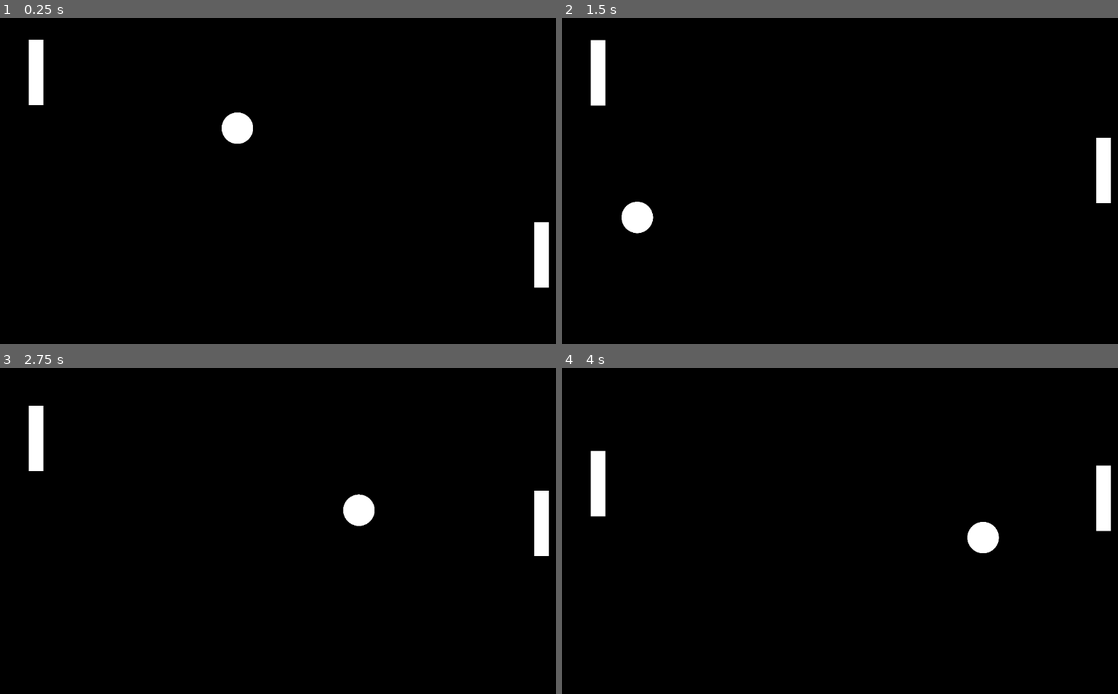
Above: before the commit, frames 1-4 (two rows, left to right).
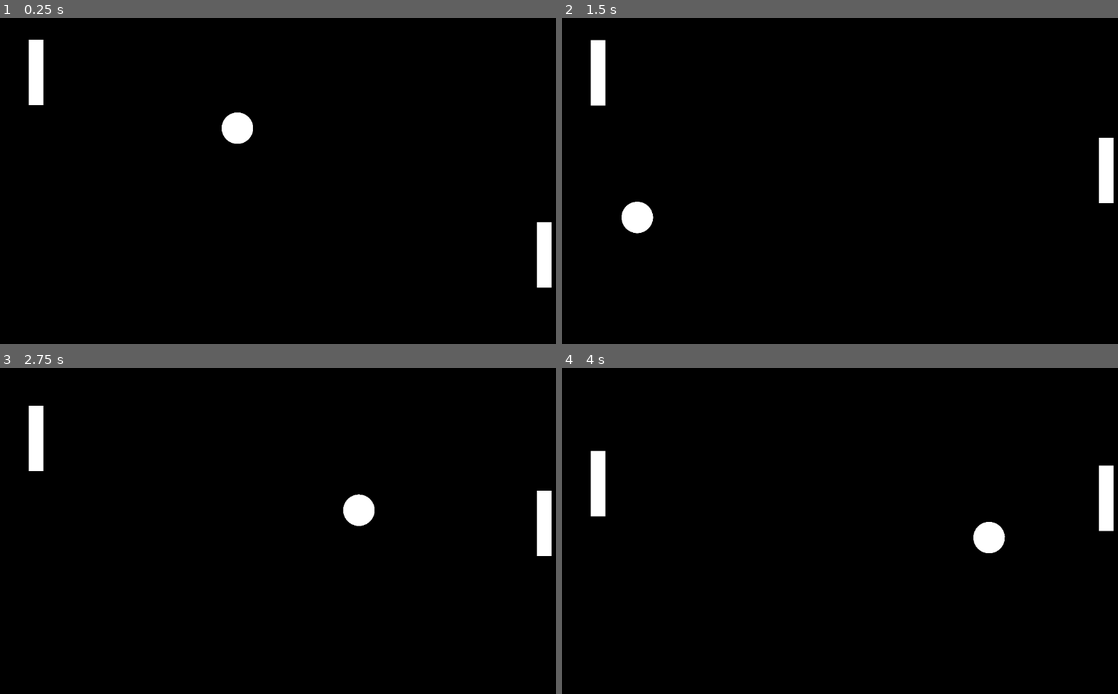
Above: after the commit, the same moments.

Repository: esotericenderman/godot-pong
Game: Godot game, scene res://scenes/pong.tscn
The game is run twice, just before and just after one commit, with the same random seed, the same clock (stepped at 60 frames per second) and the same inputs.
Inputs:
- Up to frame 1 (0.25 s): no input
- Up to frame 2 (1.5 s): hold Up (ui_up) 0.53-1.28 s; hold Down (ui_down) from 1.28 s (still down)
- Up to frame 3 (2.75 s): release Down (ui_down) at 2.03 s; hold Up (ui_up) from 2.03 s (still down)
- Up to frame 4 (4 s): release Up (ui_up) at 3.53 s; hold Down (ui_down) from 3.53 s (still down)

The runs differ from the first frame. In frame 1, 0.2% of the frame differs, in the area x 96-100%, y 62-83%; in frame 2, 0.2%; in frame 3, 0.2%; in frame 4, 0.4%, in the area x 72-100%, y 29-57%.

Commit message:
Adjust right paddle x coordinate

Diff:
--- a/scenes/pong.tscn
+++ b/scenes/pong.tscn
@@ -67,7 +67,7 @@
 texture = SubResource("CanvasTexture_pne15")
 
 [node name="RightPaddle" type="RigidBody2D" parent="."]
-position = Vector2(1075, 535)
+position = Vector2(1080, 535)
 mass = 10.0
 physics_material_override = SubResource("PhysicsMaterial_enhog")
 gravity_scale = 0.0
